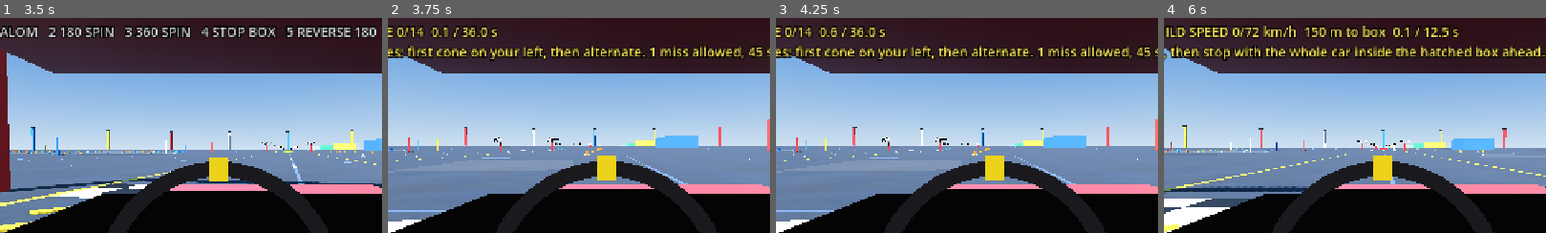
Above: before the commit, frames 1-4 (left to right).
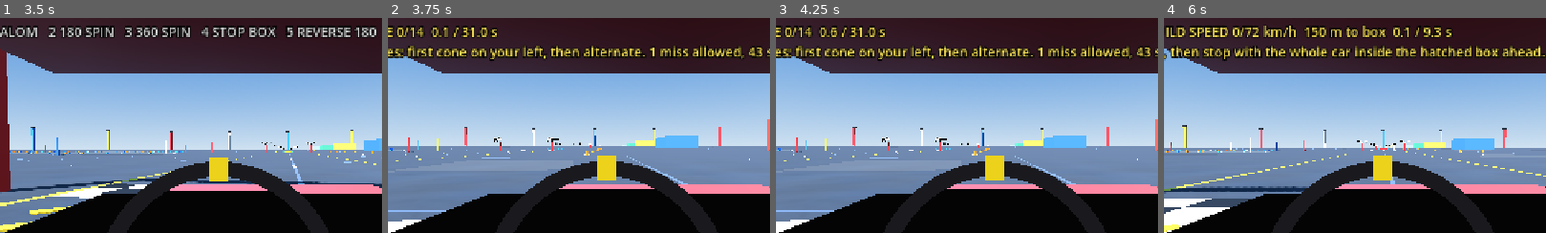
Above: after the commit, the same moments.

Repository: kokosro/factory-driver
Game: Godot game, scene res://scenes/main.tscn
The game is run twice, just before and just after one commit, with the same random seed, the same clock (stepped at 60 frames per second) and the same inputs.
Inputs:
- Up to frame 1 (3.5 s): tap Enter at 0.5 s; hold Right (steer_right) 0.53-1.28 s; tap C (camera_cycle) at 0.6 s; tap R (reset_car) at 1.25 s; hold Down (brake) 1.28-2.03 s; tap B (look_back) at 1.35 s; hold Right (steer_right) 2.03-2.78 s; tap , (look_left) at 2.1 s; hold Up (accelerate) from 2.78 s (still down); tap . (look_right) at 2.85 s
- Up to frame 2 (3.75 s): release Up (accelerate) at 3.53 s; hold Left (steer_left) from 3.53 s (still down); tap 1 (test_1) at 3.6 s
- Up to frame 3 (4.25 s): keep holding Left (steer_left)
- Up to frame 4 (6 s): tap R (reset_car) at 4.25, 5, 5.75 s; tap 2 (test_2) at 4.35 s; release Left (steer_left) at 5.03 s; hold Down (brake) 5.03-5.78 s; tap 3 (test_3) at 5.1 s; hold Right (steer_right) from 5.78 s (still down); tap 4 (test_4) at 5.85 s
The pictures show only the part of the screen within x 21-71%, y 16-66%; the shares and areas given below are measured in that part.

Frame 1 is identical in both runs. In frame 2, 0.1% of the frame differs, in the area x 21-98%, y 4-18%; in frame 3, 0.1%; in frame 4, 0.4%, in the area x 68-78%, y 3-10%.

Commit message:
Handling tests: retune target and medal times for the run clock
Certified runs re-measured at f4652eb (start line to finish; the same
number as a handling test and as a mission now):
  SLALOM      28.75 s  target 36.0 -> 31.0, medals 33.5/39.0/47.0 -> 31.0/36.0/43.0
  180 SPIN    15.83 s  target 20.5 -> 17.0, medals 20.5/23.5/28.5 -> 17.0/19.5/24.0
  360 SPIN    18.23 s  target 23.5 -> 19.5, medals 23.5/27.5/32.5 -> 19.5/23.0/27.0
  STOP BOX     8.67 s  target 12.5 ->  9.3, medals 12.5/14.5/17.5 ->  9.3/10.8/13.0
  REVERSE 180  7.70 s  target 11.0 ->  8.3, medals 11.0/13.0/15.5 ->  8.3/ 9.7/11.5
Each keeps its spread (gold ~ +7-8 %, silver ~ +23-26 %, bronze ~ +50 %).

SLALOM_TIME_LIMIT 45.0 -> 43.0: the check is on the run clock now, which
starts 1.55 s into the certified run, so 45.0 would have been 1.55 s
looser than it was; 43.0 is 0.45 s stricter. No driver data changed.

Diff:
--- a/scripts/handling_tests.gd
+++ b/scripts/handling_tests.gd
@@ -131,7 +131,11 @@
 
 ## Slalom: generous time limit from the start line to the last cone [s], on
 ## the run clock. A steady 36 km/h run takes about 29 s.
-const SLALOM_TIME_LIMIT := 45.0
+# was 45.0, from begin() -> 43.0, from the start line - the check moved to the
+# run clock, and the certified run is over the line 1.55 s after begin() (30.3 s
+# then, 28.75 s now): 45.0 on the new clock would have been 1.55 s more than it
+# was. 43.0 is 0.45 s less: the same check, a little stricter.
+const SLALOM_TIME_LIMIT := 43.0
 
 ## Stop box: the car counts as stopped below this speed [m/s].
 const STOPPED_SPEED := 0.3
@@ -379,15 +383,22 @@
 		# slalom_time_s is first cone to last only.
 		# was 30.0 -> 36.0 - the certified run is 32.4 s at SLALOM_SPEED 10.0 (raw
 		# steering); slalom_time_s 29.6.
-		"target_time_s": 36.0,
+		# was 36.0 -> 31.0 - the run clock (start line to last cone): certified
+		# run 28.75 s at HEAD (f4652eb), as a mission and as a handling test alike,
+		# slalom_time_s the same number now. The gold time, as on the other tests.
+		"target_time_s": 31.0,
 		# Medal times [s]: gold / silver / bronze - the certified drive is 31.3 s
 		# as a mission (the run ends 1 s after the last cone; 33.2 s as a handling
 		# test, where the script straightens up first) at HEAD (c47aa3f): +7 %, +25 %,
 		# +50 %. The last cone has to be reached inside SLALOM_TIME_LIMIT, so every
 		# pass is inside bronze.
-		"gold_time_s": 33.5,
-		"silver_time_s": 39.0,
-		"bronze_time_s": 47.0,
+		# was 33.5 / 39.0 / 47.0 -> 31.0 / 36.0 / 43.0 - the run clock: certified
+		# 28.75 s at HEAD (f4652eb), was 31.3 s from begin() to 1 s after the last
+		# cone: +8 %, +25 %, +50 %. Bronze is SLALOM_TIME_LIMIT (43.0), so every
+		# pass is still inside bronze.
+		"gold_time_s": 31.0,
+		"silver_time_s": 36.0,
+		"bronze_time_s": 43.0,
 	}
 
 
@@ -436,12 +447,17 @@
 		# target 11.5 s - certified run 10.2 s at HEAD (eed237f).
 		# was 11.5 -> 20.5 - the run goes back to the start now: certified run
 		# 18.9 s at HEAD (c47aa3f), 9.7 s of it the spin, to a stop. The gold time.
-		"target_time_s": 20.5,
+		# was 20.5 -> 17.0 - the run clock (start line to back within 8 m of the
+		# start point): certified run 15.83 s at HEAD (f4652eb). The gold time.
+		"target_time_s": 17.0,
 		# Medal times [s]: gold / silver / bronze - certified 18.9 s at HEAD (c47aa3f):
 		# +8 %, +24 %, +51 %.
-		"gold_time_s": 20.5,
-		"silver_time_s": 23.5,
-		"bronze_time_s": 28.5,
+		# was 20.5 / 23.5 / 28.5 -> 17.0 / 19.5 / 24.0 - the run clock: certified
+		# 15.83 s at HEAD (f4652eb), the 1.57 s to the line and the 1.5 s settle no
+		# longer on it: +7 %, +23 %, +52 %.
+		"gold_time_s": 17.0,
+		"silver_time_s": 19.5,
+		"bronze_time_s": 24.0,
 	}
 
 
@@ -488,12 +504,17 @@
 		# target 16.5 s - certified run 14.6 s at HEAD (eed237f).
 		# was 16.5 -> 23.5 - the run goes on to the 400 m board now: certified run
 		# 21.8 s at HEAD (c47aa3f), over the goal line at 19.8 s. The gold time.
-		"target_time_s": 23.5,
+		# was 23.5 -> 19.5 - the run clock (start line to goal line): certified run
+		# 18.23 s at HEAD (f4652eb). The gold time.
+		"target_time_s": 19.5,
 		# Medal times [s]: gold / silver / bronze - certified 21.8 s at HEAD (c47aa3f):
 		# +8 %, +26 %, +49 %.
-		"gold_time_s": 23.5,
-		"silver_time_s": 27.5,
-		"bronze_time_s": 32.5,
+		# was 23.5 / 27.5 / 32.5 -> 19.5 / 23.0 / 27.0 - the run clock: certified
+		# 18.23 s at HEAD (f4652eb), the 1.57 s to the line and the 2 s settle no
+		# longer on it: +7 %, +26 %, +48 %.
+		"gold_time_s": 19.5,
+		"silver_time_s": 23.0,
+		"bronze_time_s": 27.0,
 	}
 
 
@@ -522,12 +543,17 @@
 		"time_limit": 30.0,
 		# Target time for the whole run [s]; presentation only, nothing judges it.
 		# target 12.5 s - certified run 11.3 s at HEAD (eed237f).
-		"target_time_s": 12.5,
+		# was 12.5 -> 9.3 - the run clock (start line to a standstill): certified
+		# run 8.67 s at HEAD (f4652eb). The gold time.
+		"target_time_s": 9.3,
 		# Medal times [s]: gold / silver / bronze - certified 11.7 s at HEAD (c47aa3f):
 		# +7 %, +24 %, +49 %.
-		"gold_time_s": 12.5,
-		"silver_time_s": 14.5,
-		"bronze_time_s": 17.5,
+		# was 12.5 / 14.5 / 17.5 -> 9.3 / 10.8 / 13.0 - the run clock: certified
+		# 8.67 s at HEAD (f4652eb), the 1.55 s to the line and the 1.5 s settle no
+		# longer on it: +7 %, +25 %, +50 %.
+		"gold_time_s": 9.3,
+		"silver_time_s": 10.8,
+		"bronze_time_s": 13.0,
 	}
 
 
@@ -578,12 +604,17 @@
 		# target 7.0 s - certified run 6.4 s at HEAD (eed237f).
 		# was 7.0 -> 11.0 - the run goes on to the 100 m board now: certified run
 		# 10.3 s at HEAD (c47aa3f), over the goal line at 9.3 s. The gold time.
-		"target_time_s": 11.0,
+		# was 11.0 -> 8.3 - the run clock (start line, reversing, to goal line):
+		# certified run 7.70 s at HEAD (f4652eb). The gold time.
+		"target_time_s": 8.3,
 		# Medal times [s]: gold / silver / bronze - certified 10.3 s at HEAD (c47aa3f):
 		# +7 %, +26 %, +50 %.
-		"gold_time_s": 11.0,
-		"silver_time_s": 13.0,
-		"bronze_time_s": 15.5,
+		# was 11.0 / 13.0 / 15.5 -> 8.3 / 9.7 / 11.5 - the run clock: certified
+		# 7.70 s at HEAD (f4652eb), the 1.63 s to the line and the 1 s settle no
+		# longer on it: +8 %, +26 %, +49 %.
+		"gold_time_s": 8.3,
+		"silver_time_s": 9.7,
+		"bronze_time_s": 11.5,
 	}
 
 
